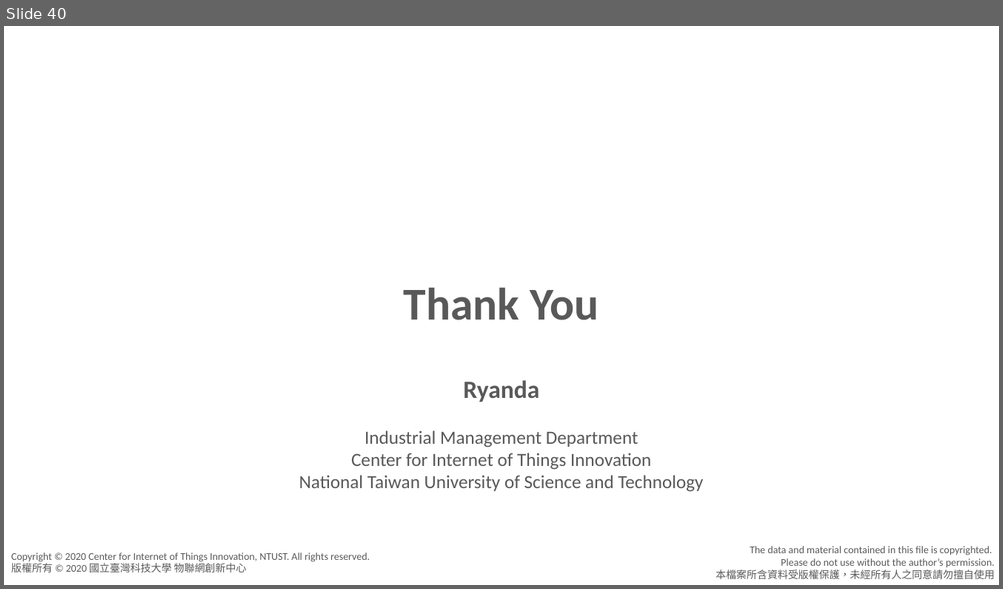
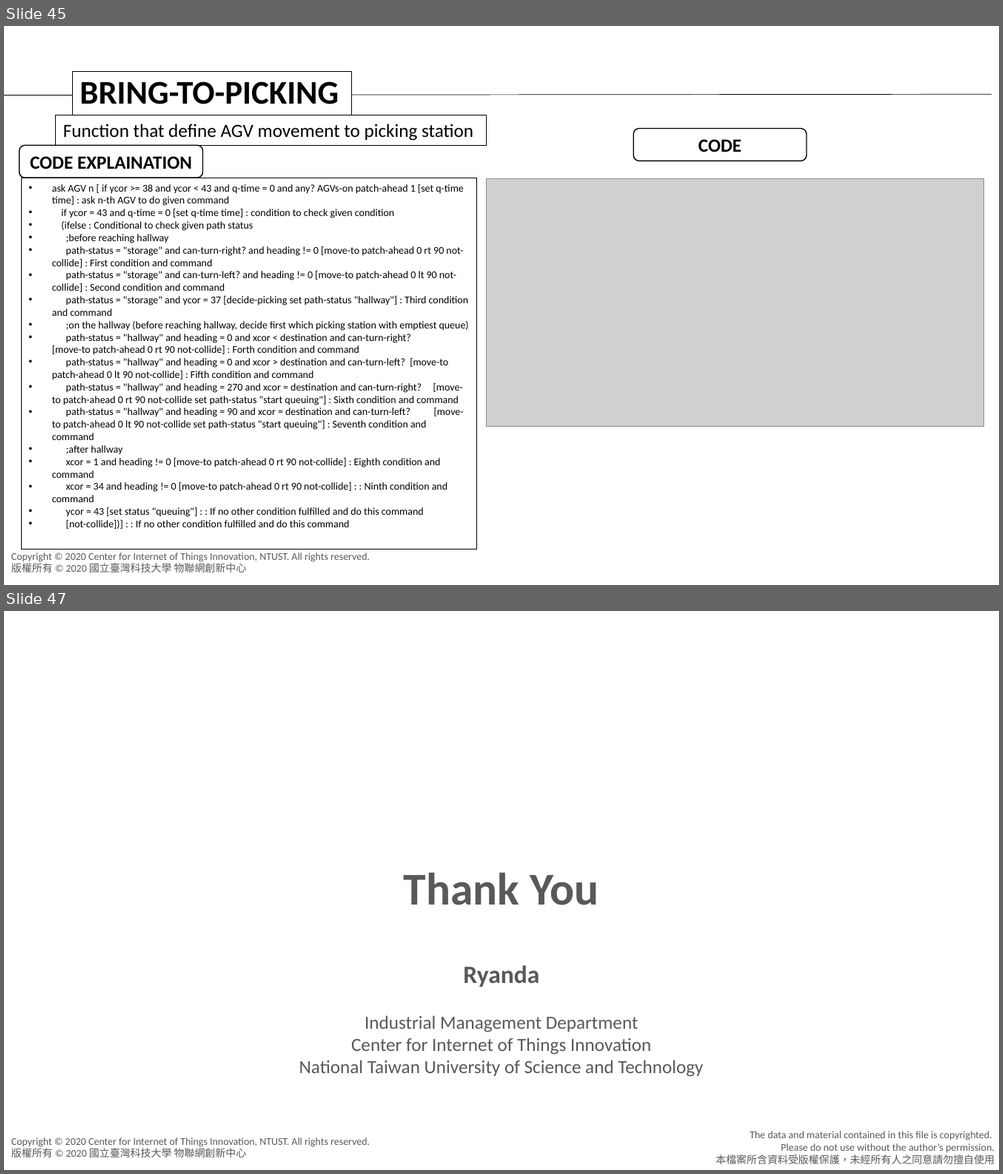
Before and after one commit to agnesyosephine/kiva, a slide deck: Tutorial/Code Learning-Ryanda.pptx. Shown one above the other, each under a label of ours: slide 40 before the commit, slides 45 and 47 after it; the slides between them are not shown. The pictures are 1003x589 and 1003x1174 pixels, drawn with LibreOffice and Linux fonts; fonts in the diff are those of the drawing; grey boxes stand for pictures; background and template pictures are left out. Boxes give left, top, right and bottom in pixels: in the first picture for what was removed or moved away, otherwise in the second. Text is boxed around its words. In the diff, an @@ line names an element or a change of style, - is before the commit and + after.

Commit message:
Update

```diff
--- a/Tutorial/Code Learning-Ryanda.pptx
+++ b/Tutorial/Code Learning-Ryanda.pptx
@@ slide 45 added at <box>4,26,999,585</box>, background #FFFFFF; not listed: 1 template element that a slide beside it also shows @@
@@ rectangle added at <box>73,72,352,116</box>, fill #FFFFFF, outline #000000 0.75 pt, 32 pt, text #000000, bold @@
+BRING-TO-PICKING
@@ line added from (4, 96) to (991, 95), #000000 0.5 pt @@
@@ rectangle added at <box>56,116,486,145</box>, outline #000000 0.75 pt, 18 pt, text #000000 @@
+Function that define AGV movement to picking station
@@ rounded rectangle added at <box>634,128,807,161</box>, fill #FFFFFF, outline #000000 1 pt, 18 pt, text #000000, bold @@
+CODE
@@ rounded rectangle added at <box>19,145,202,178</box>, fill #FFFFFF, outline #000000 1 pt, 18 pt, text #000000, bold @@
+CODE EXPLAINATION
@@ rectangle added at <box>21,178,476,549</box>, outline #000000 0.75 pt, 10 pt, text #000000 @@
+• ask AGV n [ if ycor >= 38 and ycor < 43 and q-time = 0 and any? AGVs-on patch-ahead 1 [set q-time time] : ask n-th AGV to do given command
+• if ycor = 43 and q-time = 0 [set q-time time] : condition to check given condition
+• (ifelse : Conditional to check given path status
+• ;before reaching hallway
+• path-status = "storage" and can-turn-right? and heading != 0 [move-to patch-ahead 0 rt 90 not-collide] : First condition and command
+• path-status = "storage" and can-turn-left? and heading != 0 [move-to patch-ahead 0 lt 90 not-collide] : Second condition and command
+• path-status = "storage" and ycor = 37 [decide-picking set path-status "hallway"] : Third condition and command
+• ;on the hallway (before reaching hallway, decide first which picking station with emptiest queue)
+• path-status = "hallway" and heading = 0 and xcor < destination and can-turn-right? [move-to patch-ahead 0 rt 90 not-collide] : Forth condition and command
+• path-status = "hallway" and heading = 0 and xcor > destination and can-turn-left? [move-to patch-ahead 0 lt 90 not-collide] : Fifth condition and command
+• path-status = "hallway" and heading = 270 and xcor = destination and can-turn-right? [move-to patch-ahead 0 rt 90 not-collide set path-status "start queuing"] : Sixth condition and command
+• path-status = "hallway" and heading = 90 and xcor = destination and can-turn-left? [move-to patch-ahead 0 lt 90 not-collide set path-status "start queuing"] : Seventh condition and command
+• ;after hallway
+• xcor = 1 and heading != 0 [move-to patch-ahead 0 rt 90 not-collide] : Eighth condition and command
+• xcor = 34 and heading != 0 [move-to patch-ahead 0 rt 90 not-collide] : : Ninth condition and command
+• ycor = 43 [set status "queuing"] : : If no other condition fulfilled and do this command
+• [not-collide])] : : If no other condition fulfilled and do this command
@@ picture added at <box>486,179,984,427</box> @@
@@ rectangle added at <box>740,548,767,574</box>, fill #FFFFFF, outline #FFFFFF 1 pt @@
@@ what was slide 40 is now slide 47 @@
```
Also in this commit, not shown: 6 other slides added.
